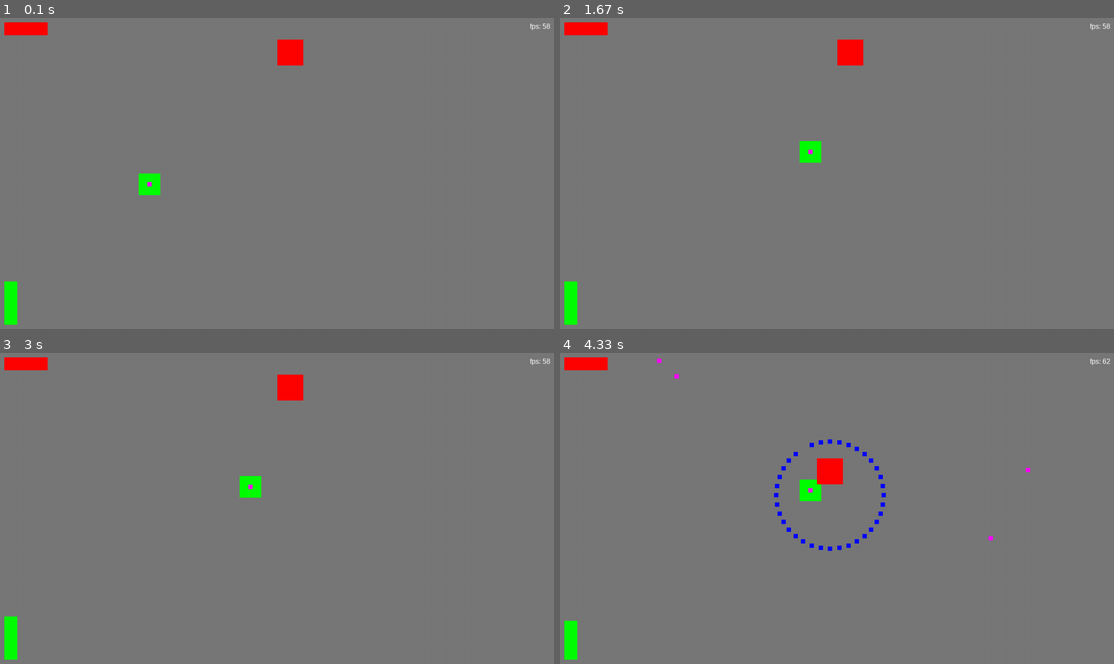
Above: before the commit, frames 1-4 (two rows, left to right).
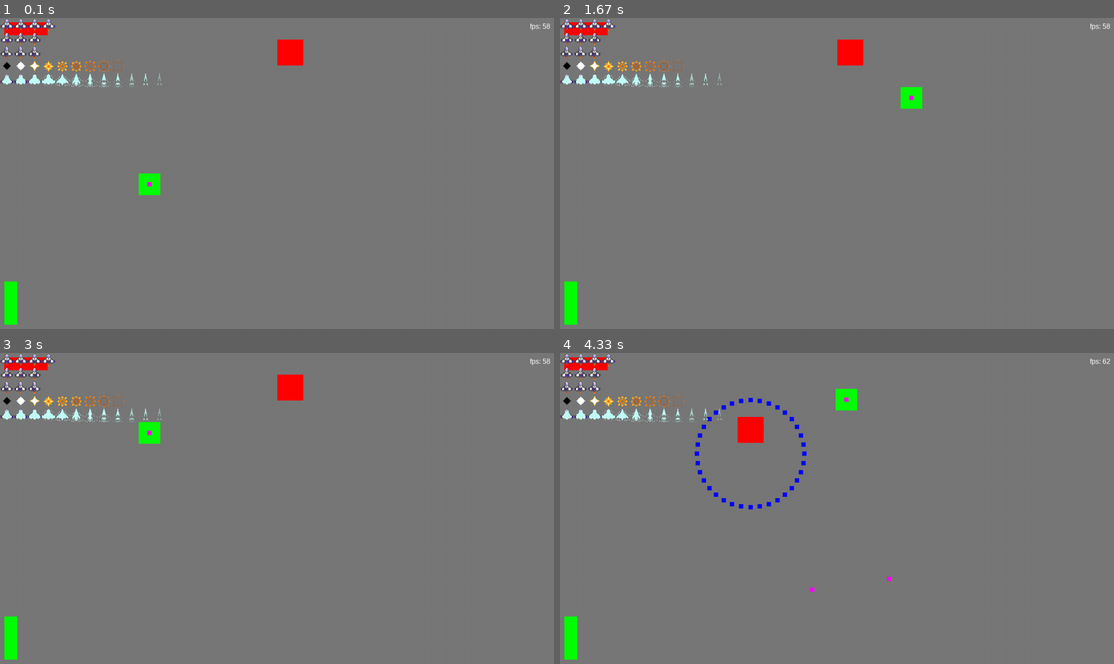
Above: after the commit, the same moments.

Repository: NemoDacremont/bulletHell
Game: pygame game, started from src/main.py
Same seed, same stepped clock (60 frames per second), same inputs: the game is played once before the commit and once after it.
Inputs:
- Up to frame 1 (0.1 s): no input
- Up to frame 2 (1.67 s): hold Right 0.33-0.8 s; hold Up 0.83-1.13 s; tap Z at 0.9, 1.23, 1.53 s; hold D 1.17-1.63 s
- Up to frame 3 (3 s): hold Left 1.67-2.2 s; tap Z at 1.73, 2.03, 2.3, 2.63, 2.93 s; hold S 2.23-2.53 s; hold Left 2.57-2.97 s
- Up to frame 4 (4.33 s): hold Up 3-3.37 s; tap Z at 3.07, 3.47, 3.77, 4.13 s; hold Right 3.4-4.03 s; hold S from 4.07 s (still down)

The runs differ from the first frame. In frame 1, 1.0% of the frame differs, in the area x 0-30%, y 0-23%; in frame 2, 1.6%; in frame 3, 1.5%; in frame 4, 3.3%, in the area x 0-85%, y 0-87%.

Commit message:
Sprite + quelque touches en plus

Diff:
--- a/src/entites/personnageJouable/personnageJouable.py
+++ b/src/entites/personnageJouable/personnageJouable.py
@@ -8,10 +8,10 @@
 
 
 class PersonnageJouable(Personnage):
-	TOUCHES_DEPLACEMENT_HAUT = [pygame.K_z]
-	TOUCHES_DEPLACEMENT_BAS = [pygame.K_s]
-	TOUCHES_DEPLACEMENT_GAUCHE = [pygame.K_q]
-	TOUCHES_DEPLACEMENT_DROITE = [pygame.K_d]
+	TOUCHES_DEPLACEMENT_HAUT = [pygame.K_z, pygame.K_UP]
+	TOUCHES_DEPLACEMENT_BAS = [pygame.K_s, pygame.K_DOWN]
+	TOUCHES_DEPLACEMENT_GAUCHE = [pygame.K_q, pygame.K_LEFT]
+	TOUCHES_DEPLACEMENT_DROITE = [pygame.K_d, pygame.K_RIGHT]
 
 	TOUCHES_FOCUS = [pygame.K_k]
 	TOUCHE_ATTAQUE = [pygame.K_o]
--- /dev/null
+++ b/src/spritesheet.py
@@ -0,0 +1,43 @@
+# This class handles sprite sheets
+# This was taken from www.scriptefun.com/transcript-2-using
+# sprite-sheets-and-drawing-the-background
+# I've added some code to fail if the file wasn't found..
+# Note: When calling images_at the rect is the format:
+# (x, y, x + offset, y + offset)
+
+import pygame
+
+
+class spritesheet(object):
+	def __init__(self, filename):
+		try:
+			self.sheet = pygame.image.load(filename).convert()
+		except pygame.error as message:
+			print('Unable to load spritesheet image:', filename)
+			print(message)
+			raise SystemExit
+
+	# Load a specific image from a specific rectangle
+	def image_at(self, rectangle, colorkey=None):
+		"""Loads image from x,y,x+offset,y+offset"""
+		rect = pygame.Rect(rectangle)
+		image = pygame.Surface(rect.size).convert()
+		image.blit(self.sheet, (0, 0), rect)
+		if colorkey is not None:
+			if colorkey is -1:
+				colorkey = image.get_at((0, 0))
+
+			# image.set_colorkey(colorkey, pygame.RLEACCEL)
+		return image
+
+	# Load a whole bunch of images and return them as a list
+	def images_at(self, rects, colorkey=None):
+		"""Loads multiple images, supply a list of coordinates"""
+		return [self.image_at(rect, colorkey) for rect in rects]
+
+	# Load a whole strip of images
+	def load_strip(self, rect, image_count, colorkey = None):
+		"""Loads a strip of images and returns them as a list"""
+		tups = [(rect[0]+rect[2]*x, rect[1], rect[2], rect[3])
+						for x in range(image_count)]
+		return self.images_at(tups, colorkey)
--- a/src/vues/vueBoss.py
+++ b/src/vues/vueBoss.py
@@ -1,12 +1,14 @@
 # importations bizarre, permet d'importer les types sans avoir
 # d'erreures d'importations circulaires
 from __future__ import annotations
+from sys import path
 from typing import TYPE_CHECKING
 
 if TYPE_CHECKING:
 	from jeu import Jeu
 
 
+import pygame
 from vues.vue import Vue
 from entites.personnage import Personnage
 from entites.personnageJouable.personnage1 import Personnage1
@@ -22,28 +24,7 @@
 		# Compteur pour connaître la phase actuelle
 		self.phase = 0
 
-		"""
-		## Création Personnage jouable
-		# Valeurs pour le personnage
-		joueurPVMax = 3
-		joueurX = 0
-		joueurY = 0
-		joueurLargeur = 50
-		joueurHauteur = 50
-
-		# de façon à ce que la vitesse soit suffisante pour parcourir en 10 sec le plus petit
-		# entre la largeur et la longueur
-		joueurVitesse = min(self.fenetre.getLargeur() / 10, self.fenetre.getHauteur() / 10)
-
-		# Un gros coef
-		coefRalentissementFocus = 0.2
-
-		# Créé le personnage
-		joueur = PersonnageJouable("moi", self.fenetre, self, joueurLargeur,
-														joueurHauteur, joueurX, joueurY, joueurPVMax, vitesse=joueurVitesse,
-														coefRalentissementFocus=coefRalentissementFocus)
-		"""
-
+		# Données cool
 		fenetreLargeur, fenetreHauteur = jeu.fenetre.getDimensions()
 
 		# Joueur
@@ -63,5 +44,14 @@
 		self.joueurs = [joueur]
 
 		# Gadget
+		print("Personnages: ")
 		for personnage in self.personnages:
 			print(personnage.nom)
+
+		# Sprites, tests
+		self.image = pygame.image.load("/home/odasta/Documents/programmation/python/prepa-2/bulletHell/src/assets/Ship_Nebula-Sprite_Sheet.png")
+
+	def draw(self):
+		super().draw()
+
+		self.fenetre.getFenetre().blit(self.image, (0, 0))
Binary file added: src/assets/Ship_Nebula-Sprite_Sheet.png
